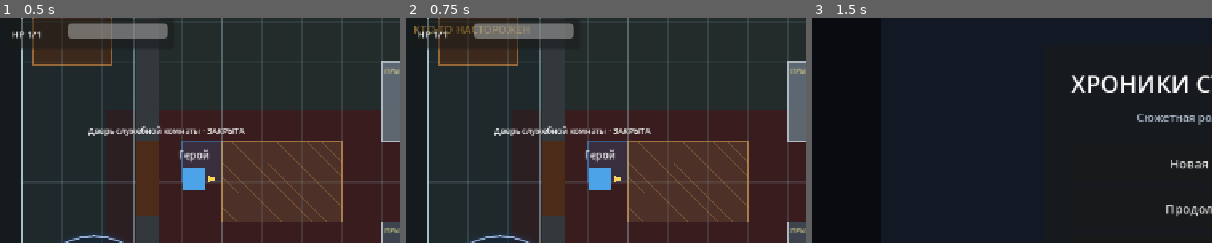
Above: before the commit, frames 1-3 (left to right).
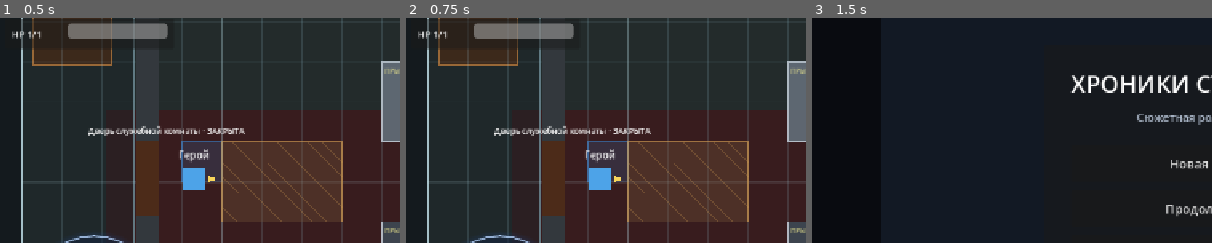
Above: after the commit, the same moments.

Repository: eretenkodaniil16-rgb/rpg-project
Game: Godot game, scene res://scenes/game/game.tscn
The game is run twice, just before and just after one commit, with the same random seed, the same clock (stepped at 60 frames per second) and the same inputs. This scene is started directly instead of the project's main scene.
Inputs:
- Up to frame 1 (0.5 s): no input
- Up to frame 2 (0.75 s): click "ВЗАИМ." at 0.5 s
- Up to frame 3 (1.5 s): click "МЕНЮ" at 1.25 s
The pictures show only the part of the screen within x 1-51%, y 14-64%; the shares and areas given below are measured in that part.

Frame 1 is identical in both runs. In frame 2, 0.4% of the frame differs, in the area x 2-30%, y 3-8%; in frame 3, nothing differs.

Commit message:
feat(ai): integrate context actions navigation joins and NPC decisions

Diff:
--- a/scripts/game/game_pursuit_escape_runtime.gd
+++ b/scripts/game/game_pursuit_escape_runtime.gd
@@ -1,6 +1,10 @@
 extends "res://scripts/game/game_exploration_stealth_runtime.gd"
 
-const PATROL_ALERT_GROUP_SYSTEM_SCRIPT: Script = preload("res://scripts/systems/patrol_alert_group_system.gd")
+const PATROL_ALERT_GROUP_SYSTEM_AI_SCRIPT: Script = preload("res://scripts/systems/patrol_alert_group_system_ai.gd")
+const NPC_AI_SYSTEM_SCRIPT: Script = preload("res://scripts/systems/npc_ai_system.gd")
+const NPC_NAVIGATION_SYSTEM_SCRIPT: Script = preload("res://scripts/systems/npc_navigation_system.gd")
+const TURN_BASED_COMBAT_SYSTEM_AI_SCRIPT: Script = preload("res://scripts/systems/turn_based_combat_system_ai.gd")
+
 const PLAYER_FEEDBACK_STATE_PRIORITY: Dictionary = {
 	StealthAlertSystem.STATE_CALM: 0,
 	StealthAlertSystem.STATE_SUSPICIOUS: 1,
@@ -9,19 +13,35 @@
 	StealthAlertSystem.STATE_ALERTED: 4,
 	StealthAlertSystem.STATE_COMBAT: 5
 }
-
-var _patrol_alert_groups: PatrolAlertGroupSystem = PATROL_ALERT_GROUP_SYSTEM_SCRIPT.new() as PatrolAlertGroupSystem
+const CONTEXT_INTERACTION_DISTANCE_FEET: int = 10
+
+var _patrol_alert_groups: PatrolAlertGroupSystemAi = PATROL_ALERT_GROUP_SYSTEM_AI_SCRIPT.new() as PatrolAlertGroupSystemAi
+var _npc_ai: NpcAiSystem = NPC_AI_SYSTEM_SCRIPT.new() as NpcAiSystem
+var _npc_navigation: NpcNavigationSystem = NPC_NAVIGATION_SYSTEM_SCRIPT.new() as NpcNavigationSystem
 var _alert_broadcasted: Dictionary = {}
+var _inspected_target_instance_id: int = 0
+
+
+func _ready() -> void:
+	_turn_system = TURN_BASED_COMBAT_SYSTEM_AI_SCRIPT.new() as TurnBasedCombatSystemAi
+	super._ready()
+	_refresh_action_catalog()
+
+
+func _process(delta: float) -> void:
+	super._process(delta)
+	if _turn_system.active:
+		_update_pending_combat_joins()
 
 
 func _update_exploration_alerts(delta: float) -> void:
-	if _any_overlay_visible():
+	if _any_overlay_visible() or (_action_catalog_ui != null and _action_catalog_ui.is_catalog_open()):
 		return
 	super._update_exploration_alerts(delta)
 
 
 func _update_exploration_step_noise(delta: float) -> void:
-	if _any_overlay_visible():
+	if _any_overlay_visible() or (_action_catalog_ui != null and _action_catalog_ui.is_catalog_open()):
 		_last_exploration_player_position = player.global_position
 		_step_noise_elapsed = 0.0
 		return
@@ -47,6 +67,168 @@
 		result.append(actor)
 		seen_ids[actor.get_instance_id()] = true
 	return result
+
+
+func _context_targets() -> Array[Node]:
+	var result: Array[Node] = []
+	var seen_ids: Dictionary = {}
+	for group_id: String in ["combat_targets", "context_action_targets"]:
+		for actor: Node in get_tree().get_nodes_in_group(group_id):
+			if not is_instance_valid(actor) or not (actor is Node2D):
+				continue
+			if actor.has_method("is_combat_active") and not bool(actor.call("is_combat_active")):
+				continue
+			if seen_ids.has(actor.get_instance_id()):
+				continue
+			result.append(actor)
+			seen_ids[actor.get_instance_id()] = true
+	result.sort_custom(func(left: Node, right: Node) -> bool:
+		return player.global_position.distance_squared_to((left as Node2D).global_position) < player.global_position.distance_squared_to((right as Node2D).global_position)
+	)
+	return result
+
+
+func _cycle_target() -> void:
+	if _turn_system.active:
+		super._cycle_target()
+		return
+	if GameState.input_locked or _attack_in_progress or _any_overlay_visible():
+		return
+	var targets: Array[Node] = _context_targets()
+	if targets.is_empty():
+		_set_selected_target(null)
+		show_combat_message("Рядом нет доступных целей или объектов.", false)
+		return
+	var current_index: int = targets.find(_selected_target)
+	if current_index < 0:
+		_set_selected_target(targets[0])
+	elif current_index + 1 < targets.size():
+		_set_selected_target(targets[current_index + 1])
+	else:
+		_set_selected_target(null)
+	_refresh_action_catalog()
+
+
+func _set_selected_target(target: Node) -> void:
+	var previous_id: int = _selected_target.get_instance_id() if is_instance_valid(_selected_target) else 0
+	super._set_selected_target(target)
+	var current_id: int = _selected_target.get_instance_id() if is_instance_valid(_selected_target) else 0
+	if previous_id != current_id:
+		_inspected_target_instance_id = 0
+	_refresh_action_catalog()
+
+
+func _update_target_label() -> void:
+	if _target_label == null:
+		return
+	var has_target: bool = _target_is_valid(_selected_target)
+	_target_label.visible = has_target and not _any_overlay_visible()
+	if _target_button != null:
+		_target_button.text = "СЛЕД. ЦЕЛЬ" if has_target else "ЦЕЛЬ"
+	if not has_target:
+		_target_label.text = ""
+		return
+	var target_position: Vector2 = (_selected_target as Node2D).global_position
+	var distance: int = DistanceSystem.distance_feet(player.global_position, target_position)
+	var base_text: String = "Цель: %s · %d футов" % [_target_name(_selected_target), distance]
+	if not _selected_target_is_inspected():
+		_target_label.text = "%s · состояние неизвестно — откройте ДЕЙСТВИЯ" % base_text
+		return
+	var status_text: String = str(_selected_target.call("get_context_status_text")) if _selected_target.has_method("get_context_status_text") else "Внешнее состояние не удалось определить."
+	_target_label.text = "%s · %s" % [base_text, status_text]
+
+
+func _selected_target_is_inspected() -> bool:
+	return is_instance_valid(_selected_target) and _selected_target.get_instance_id() == _inspected_target_instance_id
+
+
+func _build_catalog_entries() -> Dictionary:
+	if _turn_system.active:
+		var combat_entries: Dictionary = super._build_catalog_entries()
+		var action_entries: Array = combat_entries.get("action", []) as Array
+		action_entries.append(_entry(
+			"inspect_target",
+			"ОСМОТРЕТЬ ЦЕЛЬ",
+			_target_is_valid(_selected_target),
+			"Оценить наблюдаемое поведение, отношение и тяжесть ранений выбранного существа. Не раскрывает скрытые числовые характеристики.",
+			"target"
+		))
+		combat_entries["action"] = action_entries
+		return combat_entries
+
+	var inherited: Dictionary = super._build_catalog_entries()
+	var selected: bool = _target_is_valid(_selected_target)
+	var interaction_ready: bool = selected and _selected_target.has_method("interact") and DistanceSystem.distance_feet(player.global_position, (_selected_target as Node2D).global_position) <= CONTEXT_INTERACTION_DISTANCE_FEET
+	var action_entries: Array[Dictionary] = [
+		_entry("inspect_target", "ОСМОТРЕТЬ", selected, "Оценить только внешне наблюдаемое состояние выбранного NPC.", "target"),
+		_entry("context_interact", "ВЗАИМОДЕЙСТВОВАТЬ", interaction_ready, "Поговорить или применить основное взаимодействие к выбранной цели. Требуется приблизиться.", "target"),
+		_entry("attack", "АТАКОВАТЬ", selected and _selected_target.has_method("receive_player_attack"), "Совершить обычную атаку по выбранной цели. Это может начать бой.", "target"),
+		_entry("clear_target", "СНЯТЬ ВЫБОР", selected, "Отменить выбор текущей цели.", "target")
+	]
+	var inherited_actions: Array = inherited.get("action", []) as Array
+	for entry_value: Variant in inherited_actions:
+		if not entry_value is Dictionary:
+			continue
+		var entry: Dictionary = entry_value as Dictionary
+		if str(entry.get("id", "")) == "exploration_hide":
+			action_entries.append(entry.duplicate(true))
+	return {"action": action_entries, "bonus": [], "reaction": []}
+
+
+func _on_catalog_action_requested(action_id: String) -> void:
+	match action_id:
+		"inspect_target":
+			_inspect_selected_target()
+		"context_interact":
+			_context_interact_selected_target()
+		"clear_target":
+			_set_selected_target(null)
+			show_combat_message("Выбор цели снят.", true)
+		_:
+			super._on_catalog_action_requested(action_id)
+	_refresh_action_catalog()
+
+
+func _inspect_selected_target() -> void:
+	if not _target_is_valid(_selected_target):
+		show_combat_message("Сначала выберите цель.", false)
+		return
+	_inspected_target_instance_id = _selected_target.get_instance_id()
+	_update_target_label()
+	var status_text: String = str(_selected_target.call("get_context_status_text")) if _selected_target.has_method("get_context_status_text") else "Можно оценить только положение цели."
+	show_combat_message("%s: %s" % [_target_name(_selected_target), status_text], true)
+
+
+func _context_interact_selected_target() -> void:
+	if not _target_is_valid(_selected_target) or not _selected_target.has_method("interact"):
+		show_combat_message("У выбранной цели нет доступного взаимодействия.", false)
+		return
+	var distance: int = DistanceSystem.distance_feet(player.global_position, (_selected_target as Node2D).global_position)
+	if distance > CONTEXT_INTERACTION_DISTANCE_FEET:
+		show_combat_message("Для взаимодействия нужно приблизиться.", false)
+		return
+	_selected_target.call("interact")
+
+
+func _refresh_action_catalog() -> void:
+	if _action_catalog_ui == null:
+		return
+	if _turn_system.active:
+		super._refresh_action_catalog()
+		return
+	var target_text: String = "Цель не выбрана. Выберите NPC кнопкой ЦЕЛЬ."
+	if _target_is_valid(_selected_target):
+		target_text = "Выбрано: %s. Состояние раскрывается только действием ОСМОТРЕТЬ." % _target_name(_selected_target)
+	_action_catalog_ui.refresh(
+		false,
+		true,
+		_any_overlay_visible(),
+		_build_catalog_entries(),
+		target_text,
+		"исследование",
+		false,
+		0
+	)
 
 
 func _update_exploration_actor(actor: Node, delta: float) -> void:
@@ -92,15 +274,50 @@
 	if GameState.input_locked or actor == null or not (actor is Node2D):
 		return record
 	var actor_id: String = str(actor.call("get_actor_id"))
-	var patrol_result: Dictionary = _patrol_alert_groups.advance_patrol(actor_id, record, (actor as Node2D).global_position, delta)
-	var updated_record: Dictionary = patrol_result.get("record", record) as Dictionary
-	if not bool(patrol_result.get("active", false)):
+	var waypoint: Dictionary = _patrol_alert_groups.get_current_patrol_waypoint(actor_id, record)
+	if waypoint.is_empty():
+		return record
+	var target_position: Vector2 = _patrol_alert_groups.get_current_patrol_target(actor_id, record)
+	var config: Dictionary = _patrol_alert_groups.get_actor_config(actor_id)
+	var route: Dictionary = _patrol_alert_groups.get_patrol_route(str(config.get("patrol_id", "")))
+	var reached_distance: float = maxf(float(route.get("waypoint_reached_distance_pixels", 10.0)), 1.0)
+	var actor_node: Node2D = actor as Node2D
+	if actor_node.global_position.distance_to(target_position) > reached_distance:
+		var movement: Dictionary = _npc_navigation.move_actor(actor_node, target_position, float(config.get("patrol_speed_pixels", 70.0)), delta)
+		var updated_record: Dictionary = record.duplicate(true)
+		updated_record["patrol_wait_remaining"] = 0.0
+		updated_record["patrol_wait_initialized"] = false
+		updated_record["navigation_used"] = bool(movement.get("used_navigation", false))
+		var direction: Vector2 = movement.get("direction", Vector2.ZERO) as Vector2
+		if direction.length_squared() > 0.0001 and actor.has_method("set_facing_direction"):
+			actor.call("set_facing_direction", direction)
 		return updated_record
-	(actor as Node2D).global_position = patrol_result.get("position", (actor as Node2D).global_position) as Vector2
+	var patrol_result: Dictionary = _patrol_alert_groups.advance_patrol(actor_id, record, actor_node.global_position, delta)
+	var result_record: Dictionary = patrol_result.get("record", record) as Dictionary
 	var facing: Vector2 = patrol_result.get("facing", Vector2.ZERO) as Vector2
 	if facing.length_squared() > 0.0001 and actor.has_method("set_facing_direction"):
 		actor.call("set_facing_direction", facing)
-	return updated_record
+	return result_record
+
+
+func _advance_actor_investigation(actor: Node, record: Dictionary, profile: Dictionary, delta: float) -> Dictionary:
+	var state: String = str(record.get("state", StealthAlertSystem.STATE_CALM))
+	if state not in [StealthAlertSystem.STATE_INVESTIGATING, StealthAlertSystem.STATE_SEARCHING, StealthAlertSystem.STATE_ALERTED]:
+		return record
+	if actor == null or not (actor is Node2D):
+		return record
+	var target_position: Vector2 = _stealth_alerts.vector_from_value(record.get("last_known_position", []))
+	var actor_node: Node2D = actor as Node2D
+	var reached: bool = actor_node.global_position.distance_to(target_position) <= SEARCH_REACHED_DISTANCE_PIXELS
+	var updated_record: Dictionary = record.duplicate(true)
+	if not reached:
+		var movement: Dictionary = _npc_navigation.move_actor(actor_node, target_position, float(profile.get("investigation_speed_pixels", 90.0)), delta)
+		reached = bool(movement.get("reached", false))
+		updated_record["navigation_used"] = bool(movement.get("used_navigation", false))
+		var direction: Vector2 = movement.get("direction", Vector2.ZERO) as Vector2
+		if direction.length_squared() > 0.0001 and actor.has_method("set_facing_direction"):
+			actor.call("set_facing_direction", direction)
+	return _stealth_alerts.advance_search(updated_record, delta, reached, profile)
 
 
 func _broadcast_actor_alert(source_actor: Node, source_record: Dictionary) -> void:
@@ -144,10 +361,11 @@
 
 
 func _sync_combat_alert_records() -> void:
+	var ai_turn_system: TurnBasedCombatSystemAi = _turn_system as TurnBasedCombatSystemAi
 	for actor: Node in _exploration_alert_actors():
+		if ai_turn_system == null or not ai_turn_system.has_combatant(actor):
+			continue
 		var actor_id: String = str(actor.call("get_actor_id"))
-		if not _patrol_alert_groups.participates_in_combat(actor_id):
-			continue
 		var record: Dictionary = _record_for_actor(actor_id)
 		record["state"] = StealthAlertSystem.STATE_COMBAT
 		record["suspicion"] = StealthAlertSystem.SUSPICION_ALERTED
@@ -156,29 +374,117 @@
 		_apply_record_to_actor(actor, record)
 
 
+func _update_pending_combat_joins() -> void:
+	var ai_turn_system: TurnBasedCombatSystemAi = _turn_system as TurnBasedCombatSystemAi
+	if ai_turn_system == null or not ai_turn_system.active:
+		return
+	for actor: Node in _exploration_alert_actors():
+		if actor == player or ai_turn_system.has_combatant(actor) or not actor.has_method("get_actor_id") or not (actor is Node2D):
+			continue
+		var actor_id: String = str(actor.call("get_actor_id"))
+		if not _patrol_alert_groups.can_join_active_combat(actor_id):
+			continue
+		var record: Dictionary = _record_for_actor(actor_id)
+		var distance: int = DistanceSystem.distance_feet((actor as Node2D).global_position, player.global_position)
+		if not _npc_ai.should_join_combat(actor_id, distance, str(record.get("state", StealthAlertSystem.STATE_CALM))):
+			continue
+		if not actor.has_method("activate_combat_participant") or not bool(actor.call("activate_combat_participant")):
+			continue
+		var initiative_modifier: int = int(actor.call("get_initiative_modifier")) if actor.has_method("get_initiative_modifier") else 0
+		if not ai_turn_system.add_combatant(actor, initiative_modifier):
+			continue
+		record["state"] = StealthAlertSystem.STATE_COMBAT
+		record["suspicion"] = StealthAlertSystem.SUSPICION_ALERTED
+		record["last_known_position"] = _stealth_alerts.vector_to_value(player.global_position)
+		record["joined_combat_round"] = ai_turn_system.round_number
+		_alert_records[actor_id] = record
+		_apply_record_to_actor(actor, record)
+		_persist_alert_record(actor_id, true)
+		show_combat_message("%s присоединяется к бою в конце текущего порядка инициативы." % _target_name(actor), false)
+
+
+func _run_enemy_turn(actor: Node) -> void:
+	if actor == null or not actor.has_method("get_actor_id") or not _npc_ai.has_profile(str(actor.call("get_actor_id"))):
+		await super._run_enemy_turn(actor)
+		return
+	if not _turn_system.active or _turn_system.current_actor() != actor:
+		return
+	_enemy_turn_running = true
+	_refresh_turn_interface()
+	while _turn_system.active and _any_overlay_visible():
+		await get_tree().process_frame
+	await get_tree().create_timer(0.35).timeout
+	if is_instance_valid(actor) and (not actor.has_method("can_take_combat_turn") or bool(actor.call("can_take_combat_turn"))):
+		var actor_node: Node2D = actor as Node2D
+		var actor_id: String = str(actor.call("get_actor_id"))
+		var distance: int = DistanceSystem.distance_feet(actor_node.global_position, player.global_position)
+		var current_health: int = int(actor.call("get_current_health")) if actor.has_method("get_current_health") else 1
+		var maximum_health: int = int(actor.call("get_maximum_health")) if actor.has_method("get_maximum_health") else maxi(current_health, 1)
+		var target_visible: bool = _combat_environment == null or _combat_environment.has_line_of_sight(actor_node.global_position, player.global_position)
+		var intent: Dictionary = _npc_ai.choose_combat_intent(actor_id, {
+			"distance_feet": distance,
+			"actor_health_ratio": float(current_health) / float(maxi(maximum_health, 1)),
+			"target_visible": target_visible,
+			"can_attack": distance <= DistanceSystem.MELEE_REACH_FEET,
+			"can_move": true
+		})
+		var intent_id: String = str(intent.get("intent", NpcAiSystem.INTENT_WAIT))
+		var movement_feet: int = int(actor.call("get_combat_speed_feet")) if actor.has_method("get_combat_speed_feet") else 30
+		if intent_id == NpcAiSystem.INTENT_RETREAT:
+			while movement_feet >= GRID_STEP_FEET and _move_enemy_away_one_step(actor_node):
+				movement_feet -= GRID_STEP_FEET
+				await get_tree().create_timer(0.12).timeout
+		elif intent_id == NpcAiSystem.INTENT_ADVANCE:
+			while movement_feet >= GRID_STEP_FEET and DistanceSystem.distance_feet(actor_node.global_position, player.global_position) > DistanceSystem.MELEE_REACH_FEET:
+				if not _move_enemy_one_step(actor_node):
+					break
+				movement_feet -= GRID_STEP_FEET
+				await get_tree().create_timer(0.12).timeout
+		if intent_id in [NpcAiSystem.INTENT_ATTACK, NpcAiSystem.INTENT_ADVANCE] and is_instance_valid(actor) and DistanceSystem.distance_feet(actor_node.global_position, player.global_position) <= DistanceSystem.MELEE_REACH_FEET:
+			if actor.has_method("perform_combat_turn_attack"):
+				actor.call("perform_combat_turn_attack")
+				_update_status()
+				await get_tree().create_timer(0.4).timeout
+	_enemy_turn_running = false
+	if GameState.player_character.current_health > 0:
+		_advance_combat_turn()
+
+
+func _move_enemy_away_one_step(actor: Node2D) -> bool:
+	var grid: BattleGrid = _get_battle_grid()
+	if grid == null:
+		return false
+	var actor_cell: Vector2i = grid.world_to_cell(actor.global_position)
+	var player_cell: Vector2i = grid.world_to_cell(player.global_position)
+	var delta: Vector2i = actor_cell - player_cell
+	var horizontal: int = 0 if delta.x == 0 else (1 if delta.x > 0 else -1)
+	var vertical: int = 0 if delta.y == 0 else (1 if delta.y > 0 else -1)
+	var candidates: Array[Vector2i] = [
+		Vector2i(horizontal, vertical),
+		Vector2i(horizontal, 0),
+		Vector2i(0, vertical)
+	]
+	var occupied: Dictionary = _occupied_cells(actor)
+	for candidate_step: Vector2i in candidates:
+		if candidate_step == Vector2i.ZERO:
+			continue
+		var destination_cell: Vector2i = actor_cell + candidate_step
+		if not grid.is_cell_valid(destination_cell) or occupied.has(destination_cell):
+			continue
+		if _combat_environment != null and _combat_environment.is_cell_blocked(grid, destination_cell):
+			continue
+		actor.global_position = grid.cell_to_world_center(destination_cell)
+		return true
+	return false
+
+
 func _refresh_alert_indicator() -> void:
 	if _alert_indicator == null:
 		return
-	var highest_state: String = _highest_player_feedback_state()
 	var hidden: bool = _exploration_hidden or _player_combat_state.hidden
-	if highest_state == StealthAlertSystem.STATE_CALM:
-		_alert_indicator.visible = hidden
-		_alert_indicator.text = "СКРЫТ" if hidden else ""
-		_alert_indicator.add_theme_color_override("font_color", Color(0.62, 0.86, 0.64, 1.0))
-		return
-	var state_label: String = {
-		StealthAlertSystem.STATE_SUSPICIOUS: "КТО-ТО НАСТОРОЖЕН",
-		StealthAlertSystem.STATE_INVESTIGATING: "ПРОВЕРЯЮТ ШУМ",
-		StealthAlertSystem.STATE_SEARCHING: "ВАС ИЩУТ",
-		StealthAlertSystem.STATE_ALERTED: "ТРЕВОГА",
-		StealthAlertSystem.STATE_COMBAT: "ОБНАРУЖЕН"
-	}.get(highest_state, "ОПАСНОСТЬ")
-	_alert_indicator.visible = true
-	_alert_indicator.text = "СКРЫТ · %s" % state_label if hidden else state_label
-	var alert_color: Color = Color(1.0, 0.78, 0.28, 1.0)
-	if highest_state in [StealthAlertSystem.STATE_ALERTED, StealthAlertSystem.STATE_COMBAT]:
-		alert_color = Color(1.0, 0.34, 0.28, 1.0)
-	_alert_indicator.add_theme_color_override("font_color", alert_color)
+	_alert_indicator.visible = hidden
+	_alert_indicator.text = "СКРЫТ" if hidden else ""
+	_alert_indicator.add_theme_color_override("font_color", Color(0.62, 0.86, 0.64, 1.0))
 
 
 func _highest_player_feedback_state() -> String:
@@ -226,3 +532,32 @@
 	_alert_records[source_actor_id] = record
 	_apply_record_to_actor(source_actor, record)
 	_broadcast_actor_alert(source_actor, record)
+
+
+func select_context_target_for_testing(actor: Node) -> void:
+	_set_selected_target(actor)
+
+
+func inspect_selected_target_for_testing() -> void:
+	_inspect_selected_target()
+
+
+func get_target_label_text_for_testing() -> String:
+	return _target_label.text if _target_label != null else ""
+
+
+func get_action_catalog_entries_for_testing() -> Dictionary:
+	return _build_catalog_entries()
+
+
+func force_combat_join_check_for_testing() -> void:
+	_update_pending_combat_joins()
+
+
+func turn_system_has_actor_for_testing(actor: Node) -> bool:
+	var ai_turn_system: TurnBasedCombatSystemAi = _turn_system as TurnBasedCombatSystemAi
+	return ai_turn_system != null and ai_turn_system.has_combatant(actor)
+
+
+func get_ai_intent_for_testing(actor_id: String, context: Dictionary) -> Dictionary:
+	return _npc_ai.choose_combat_intent(actor_id, context)
